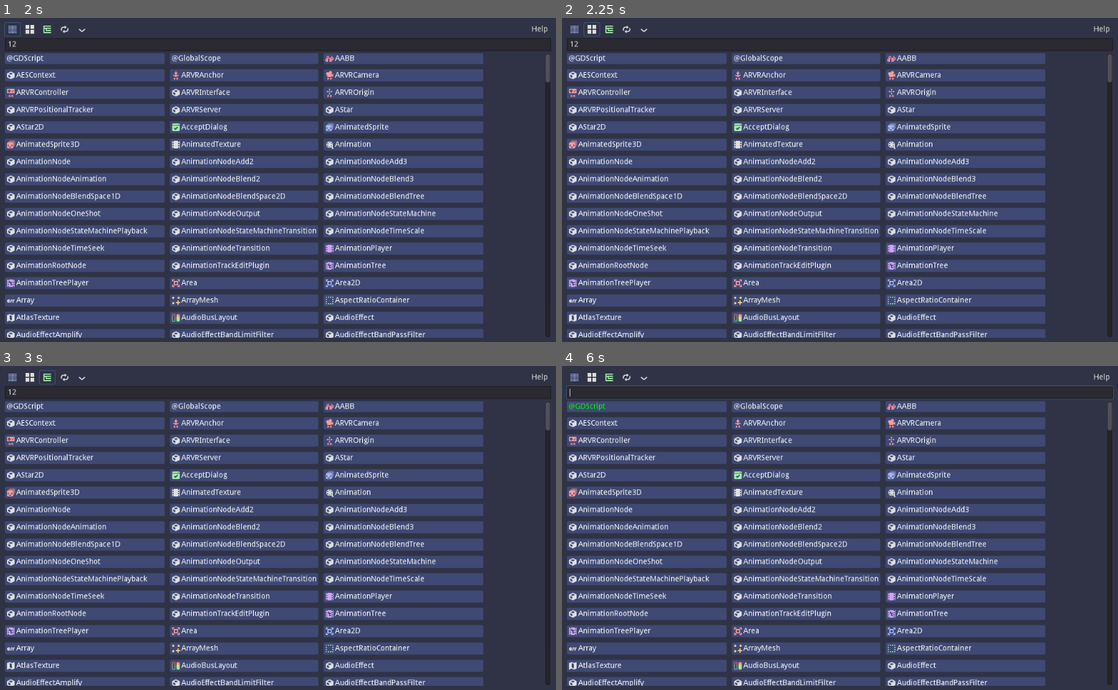
Above: before the commit, frames 1-4 (two rows, left to right).
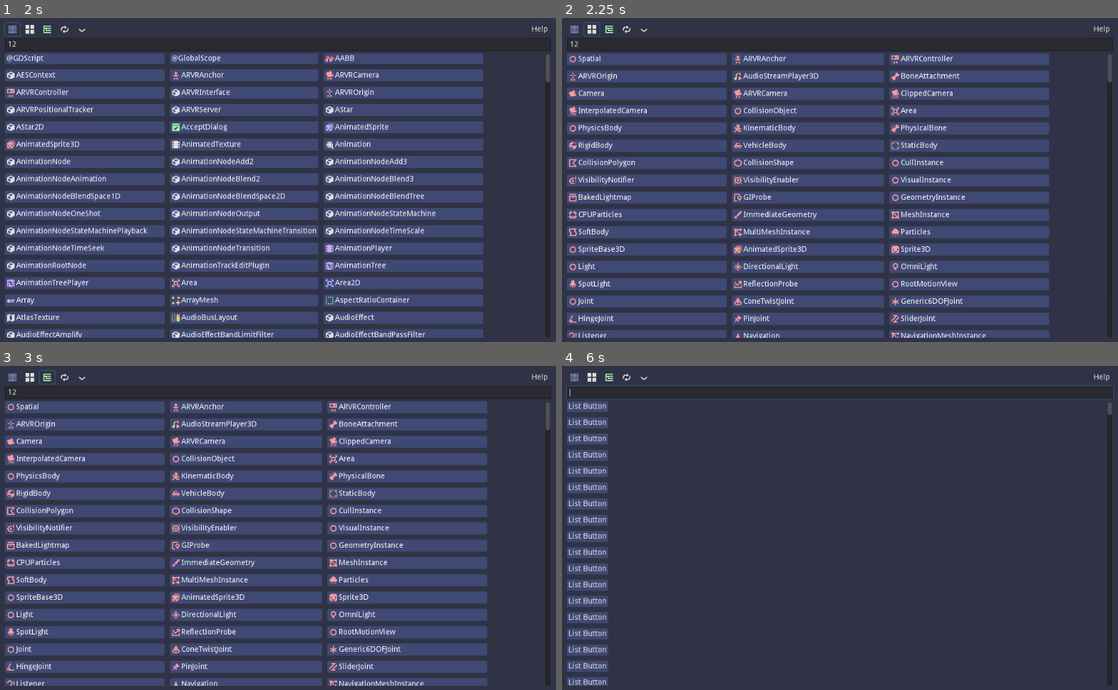
Above: after the commit, the same moments.

Repository: andrew-wilkes/gdscript-class-explorer
Game: Godot game, scene res://Main.tscn
Same seed, same stepped clock (60 frames per second), same inputs: the game is played once before the commit and once after it.
Inputs (mouse positions are in pixels of both pictures, inside the frame that each line leads up to):
- Up to frame 1 (2 s): click (278, 43) at 0.52 s; type "12" at 0.6 s; click (11, 30) at 1.25 s
- Up to frame 2 (2.25 s): click (589, 30) at 2 s
- Up to frame 3 (3 s): click (44, 378) at 2.75 s
- Up to frame 4 (6 s): click (628, 378) at 3.5 s; click (645, 378) at 4.25 s; click "@GDScript" (after the commit: "Spatial") at 5 s; click "Home" at 5.75 s

Frame 1 is identical in both runs. In frame 2, 18% of the frame differs, in the area x 0-88%, y 10-99%; in frame 3, 18%; in frame 4, 51%, in the area x 0-99%, y 10-99%.

Commit message:
Implement grouping of classes

Diff:
--- a/src/Main.gd
+++ b/src/Main.gd
@@ -4,9 +4,9 @@
 
 enum LIST_MODE { ALPHA, TREE, GROUP, RAND }
 enum SORT_ORDER { AZ, ZA }
-enum GROUP_MODE { ANY, CONTROL, D2, D3, TYPE }
 
 const ICONS_PATH = "res://assets/icons/"
+const node_groups = ["Spatial", "Control", "Node2D", "Others"]
 
 export(Color) var class_text_highlight_color = Color.green
 export(Color) var class_text_normal_color = Color.white
@@ -47,7 +47,11 @@
 	map_icons("Object")
 	map_other_icons()
 	button_color = grid.get_child(0).modulate
-	update_labels()
+	match Data.settings.list_mode:
+		LIST_MODE.ALPHA:
+			update_weighted_labels()
+		LIST_MODE.GROUP:
+			update_labels_by_group()
 	clear_search_box()
 	grid.columns = 1
 	call_deferred("arrange_controls")
@@ -106,10 +110,10 @@
 			break
 	Data.selected_class = button.text
 	var _e = get_tree().change_scene("res://ClassDetails.tscn")
-	update_labels()
-
-
-func update_labels():
+	update_weighted_labels()
+
+
+func update_weighted_labels():
 	var weights = []
 	var weighted_items = []
 	var unweighted_items = []
@@ -126,23 +130,48 @@
 	for weight in weights:
 		for item in weighted_items: # Find first item with this weight
 			if item.weight == weight:
-				var button: Button = grid.get_child(i)
-				button.text = item.keyword
-				button.hint_tooltip = get_brief_description(item.keyword)
-				button.set("custom_colors/font_color", class_text_highlight_color)
-				button.icon = icons.get(item.keyword)
+				configure_button(item, i, class_text_highlight_color)
 				item.weight = 0 # Skip this item for this weight from now on
 				break
 		i += 1
 	for item in unweighted_items:
-		var button: Button = grid.get_child(i)
-		button.text = item.keyword
-		button.hint_tooltip = get_brief_description(item.keyword)
-		button.set("custom_colors/font_color", class_text_normal_color)
-		button.icon = icons.get(item.keyword)
+		configure_button(item, i)
 		i += 1
-	for item in grid.get_children():
-		item.visible = true
+
+
+func update_labels_by_group():
+	var idx = 0
+	for i in node_groups.size():
+		var base_node = node_groups[wrapi(Data.settings.group_mode + i, 0, node_groups.size())]
+		var others = false
+		if base_node != "Others":
+			idx = configure_button_tree(base_node, idx, others)
+		else:
+			others = true
+			for key in Data.class_tree.keys():
+				if Data.class_tree[key][0].length() == 0:
+					idx = configure_button_tree(key, idx, others)
+
+
+func configure_button_tree(cname: String, idx: int, others: bool):
+	# Skip child nodes of Node if already processed
+	if others and cname in node_groups:
+		return idx
+	configure_button(Data.get_user_class(cname), idx)
+	idx += 1
+	for i in range(1, Data.class_tree[cname].size()):
+		var child = Data.class_tree[cname][i]
+		idx = configure_button_tree(Data.get_user_class(child).keyword, idx, others)
+	return idx
+
+
+func configure_button(item: ClassItem, idx: int, text_color: Color = class_text_normal_color):
+	var button: Button = grid.get_child(idx)
+	button.text = item.keyword
+	button.hint_tooltip = get_brief_description(item.keyword)
+	button.set("custom_colors/font_color", text_color)
+	button.icon = icons.get(item.keyword)
+	button.visible = true
 
 
 func _on_SS_text_changed(new_text: String):
@@ -200,33 +229,30 @@
 
 
 func _on_Items_pressed():
-	if Data.settings.list_mode == LIST_MODE.ALPHA:
-		pass
-	else:
-		Settings.list_mode = LIST_MODE.ALPHA
+	if Data.settings.list_mode != LIST_MODE.ALPHA:
+		Data.settings.list_mode = LIST_MODE.ALPHA
+		Data.settings_changed = true
 
 
 func _on_Groups_pressed():
 	if Data.settings.list_mode == LIST_MODE.GROUP:
-		Data.settings.group_mode = wrapi(Data.settings.group_mode + 1, 0, GROUP_MODE.size())
+		Data.settings.group_mode = posmod(Data.settings.group_mode + 1, node_groups.size())
 	else:
 		Data.settings.list_mode = LIST_MODE.GROUP
-	print(Data.settings.group_mode)
+	Data.settings_changed = true
+	update_labels_by_group()
 
 
 func _on_Tree_pressed():
-	if Data.settings.list_mode == LIST_MODE.TREE:
-		pass
-	else:
+	if Data.settings.list_mode != LIST_MODE.TREE:
 		Data.settings.list_mode = LIST_MODE.TREE
+		Data.settings_changed = true
 
 
 func _on_Random_pressed():
-	if Data.settings.list_mode == LIST_MODE.RAND:
-		pass
-	else:
-		Data.settings.list_mode = LIST_MODE.RAND
-	var arr = rand_seed(Data.settings.rseed)
+	Data.settings.list_mode = LIST_MODE.RAND
+	var _arr = rand_seed(Data.settings.rseed)
+	Data.settings_changed = true
 
 
 func _on_Reset_pressed():
@@ -236,4 +262,5 @@
 			changed = true
 			class_item.weight = 0
 	if changed:
-		update_labels()
+		update_weighted_labels()
+		Data.settings_changed = true
